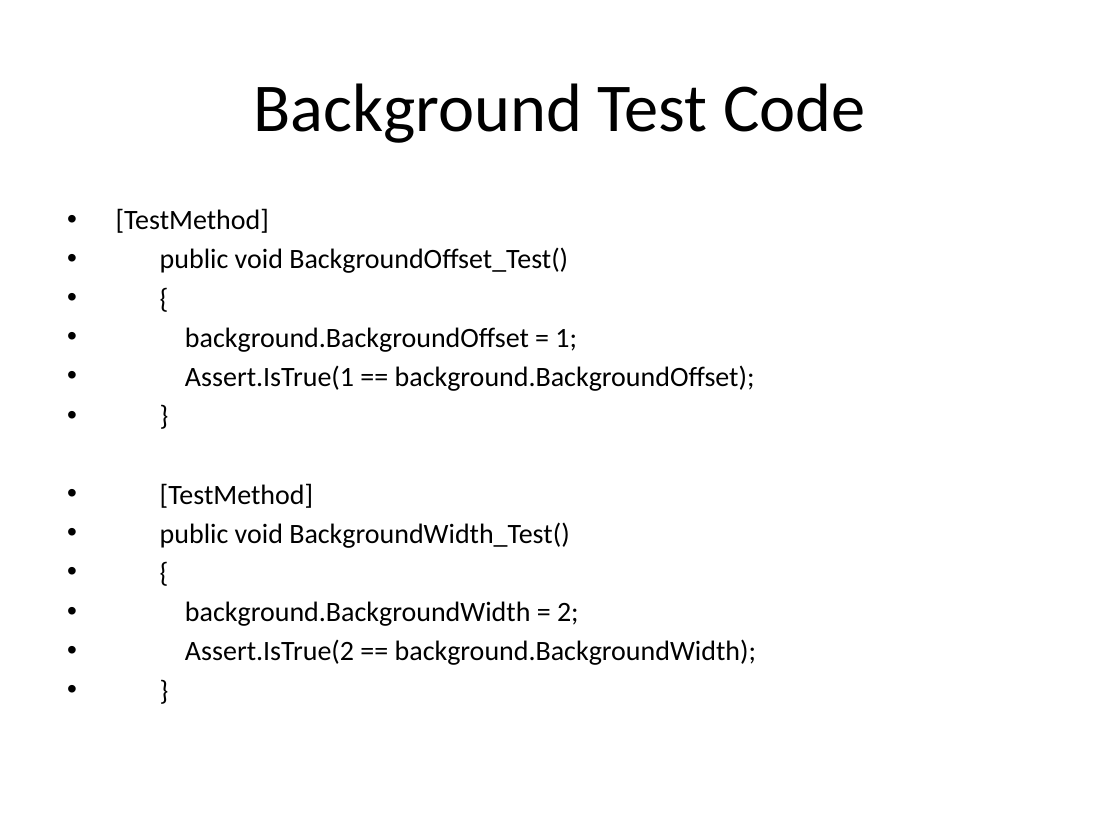
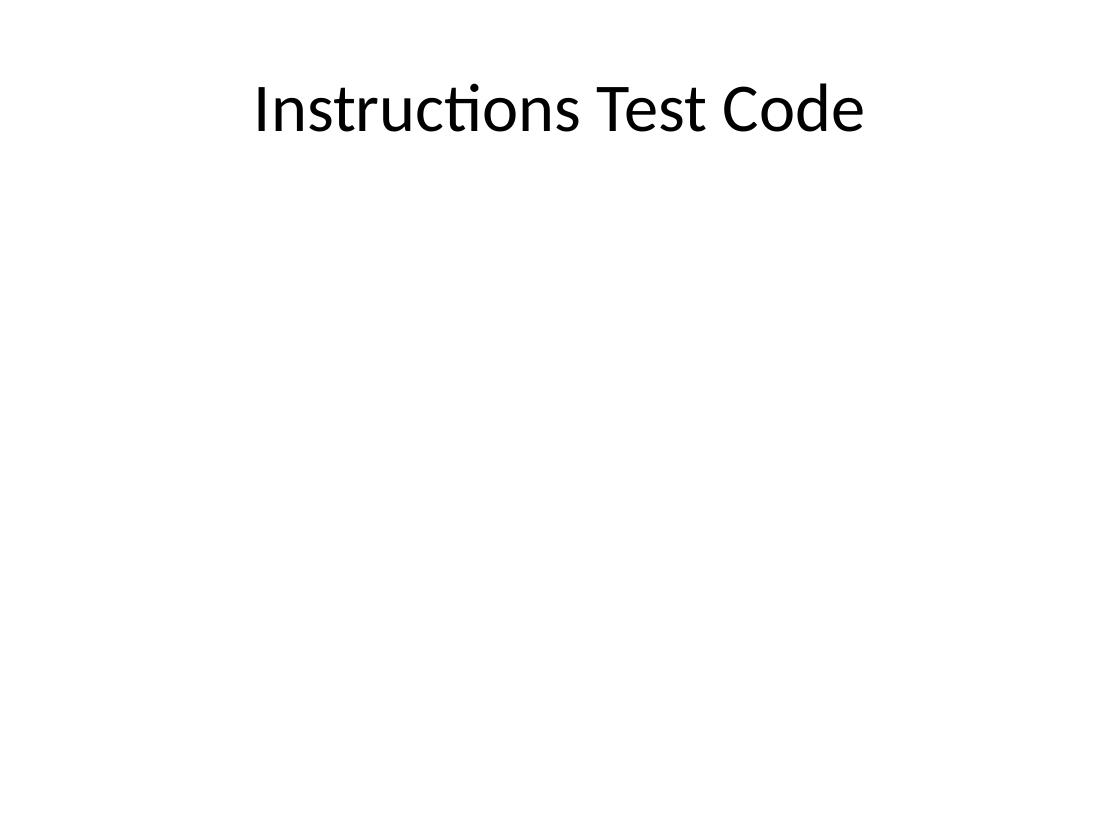
Before and after one commit to csce3513/Team15, a slide deck: slide 6 of Project Starfighter 1.0.pptx (slide 13 before the commit). Drawn at 1120x840 pixels with LibreOffice and Linux fonts; fonts in the diff are those of the drawing; background and template pictures are left out. Boxes give left, top, right and bottom in pixels: in the first picture for what was removed or moved away, otherwise in the second. Text is boxed around its words. In the diff, an @@ line names an element or a change of style, - is before the commit and + after.

```diff
--- a/Project Starfighter 1.0.pptx
+++ b/Project Starfighter 1.0.pptx
@@ title at bbox=[254, 83, 865, 132]: text changed @@
-Background Test Code
+Instructions Test Code
@@ text removed at bbox=[116, 208, 756, 665] @@
-• [TestMethod]
-• public void BackgroundOffset_Test()
-• {
-• background.BackgroundOffset = 1;
-• Assert.IsTrue(1 == background.BackgroundOffset);
-• }
-• [TestMethod]
-• public void BackgroundWidth_Test()
-• {
-• background.BackgroundWidth = 2;
-• Assert.IsTrue(2 == background.BackgroundWidth);
-• }
```
Also in this commit, not shown: 8 other slides changed, 1 slide added, 16 slides removed, 40 other files.
